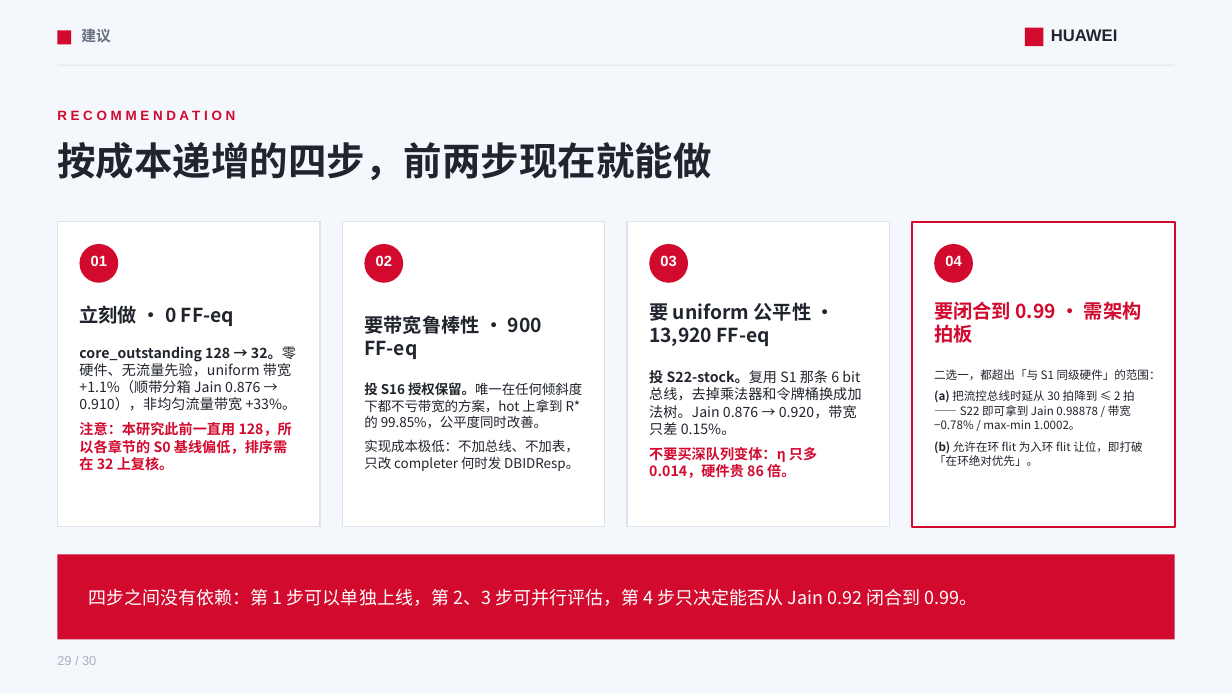
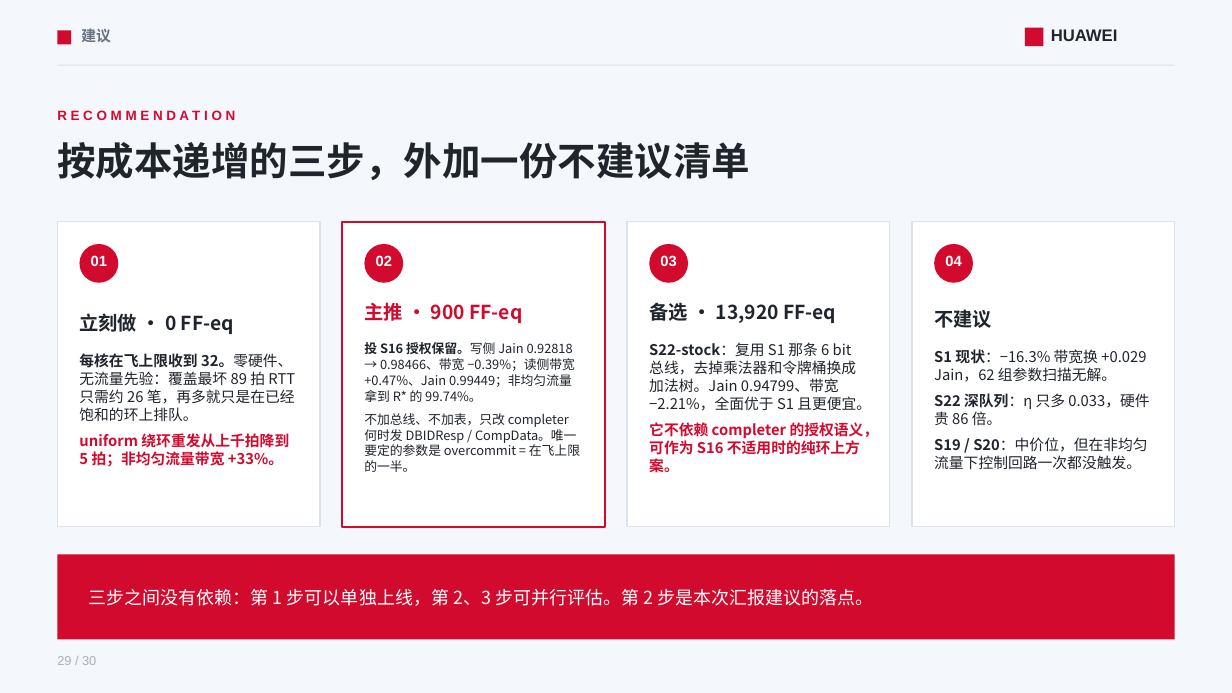
Before and after one commit to lukebest/booksim2, a slide deck: slide 29 of ppt/ring2-write-fairness.pptx. Drawn at 1232x693 pixels with LibreOffice and Linux fonts; fonts in the diff are those of the drawing. Boxes give left, top, right and bottom in pixels: in the first picture for what was removed or moved away, otherwise in the second. Text is boxed around its words. In the diff, an @@ line names an element or a change of style, - is before the commit and + after.

```diff
--- a/ppt/ring2-write-fairness.pptx
+++ b/ppt/ring2-write-fairness.pptx
@@ text at bbox=[57, 142, 750, 180]: text changed @@
-按成本递增的四步，前两步现在就能做
+按成本递增的三步，外加一份不建议清单
@@ rectangle at bbox=[342, 222, 604, 527]: outline #DCE3EA 1 pt to #D20A2E 1.5 pt @@
@@ rectangle at bbox=[912, 222, 1175, 527]: outline #D20A2E 1.5 pt to #DCE3EA 1 pt @@
@@ text "立刻做 · 0 FF‑eq": place and size @@
-text "立刻做 · 0 FF‑eq" at bbox=[79, 305, 234, 326]
+text "立刻做 · 0 FF‑eq" at bbox=[79, 313, 234, 334]
@@ text at bbox=[364, 302, 522, 323]: text changed; text colour #20242C to #D20A2E @@
-要带宽鲁棒性 · 900 FF‑eq
+主推 · 900 FF‑eq
@@ text at bbox=[649, 302, 836, 323]: text changed @@
-要 uniform 公平性 · 13,920 FF‑eq
+备选 · 13,920 FF‑eq
@@ text at bbox=[934, 309, 992, 328]: text changed; text colour #D20A2E to #20242C @@
-要闭合到 0.99 · 需架构拍板
+不建议
@@ text at bbox=[79, 353, 295, 467]: text changed; size 11 to 11.5 pt @@
-core_outstanding 128 → 32。零硬件、无流量先验，uniform 带宽 +1.1%（顺带分箱 Jain 0.876 → 0.910），非均匀流量带宽 +33%。
-注意：本研究此前一直用 128，所以各章节的 S0 基线偏低，排序需在 32 上复核。
+每核在飞上限收到 32。零硬件、无流量先验：覆盖最坏 89 拍 RTT 只需约 26 笔，再多就只是在已经饱和的环上排队。
+uniform 绕环重发从上千拍降到 5 拍；非均匀流量带宽 +33%。
@@ text at bbox=[364, 342, 580, 472]: text changed; size 10.5 to 10 pt @@
-投 S16 授权保留。唯一在任何倾斜度下都不亏带宽的方案，hot 上拿到 R* 的 99.85%，公平度同时改善。
-实现成本极低：不加总线、不加表，只改 completer 何时发 DBIDResp。
+投 S16 授权保留。写侧 Jain 0.92818 → 0.98466、带宽 −0.39%；读侧带宽 +0.47%、Jain 0.99449；非均匀流量拿到 R* 的 99.74%。
+不加总线、不加表，只改 completer 何时发 DBIDResp / CompData。唯一要定的参数是 overcommit = 在飞上限的一半。
@@ text at bbox=[649, 342, 879, 473]: text changed; size 11 to 11.5 pt @@
-投 S22-stock。复用 S1 那条 6 bit 总线，去掉乘法器和令牌桶换成加法树。Jain 0.876 → 0.920，带宽只差 0.15%。
-不要买深队列变体：η 只多 0.014，硬件贵 86 倍。
+S22-stock：复用 S1 那条 6 bit 总线，去掉乘法器和令牌桶换成加法树。Jain 0.94799、带宽 −2.21%，全面优于 S1 且更便宜。
+它不依赖 completer 的授权语义，可作为 S16 不适用时的纯环上方案。
@@ text at bbox=[934, 349, 1149, 470]: text changed; size 9 to 11.5 pt @@
-二选一，都超出「与 S1 同级硬件」的范围：
-(a) 把流控总线时延从 30 拍降到 ≤ 2 拍 —— S22 即可拿到 Jain 0.98878 / 带宽 −0.78% / max-min 1.0002。
-(b) 允许在环 flit 为入环 flit 让位，即打破「在环绝对优先」。
+S1 现状：−16.3% 带宽换 +0.029 Jain，62 组参数扫描无解。
+S22 深队列：η 只多 0.033，硬件贵 86 倍。
+S19 / S20：中价位，但在非均匀流量下控制回路一次都没触发。
@@ text at bbox=[89, 589, 873, 606]: text changed @@
-四步之间没有依赖：第 1 步可以单独上线，第 2、3 步可并行评估，第 4 步只决定能否从 Jain 0.92 闭合到 0.99。
+三步之间没有依赖：第 1 步可以单独上线，第 2、3 步可并行评估。第 2 步是本次汇报建议的落点。
```
Also in this commit, not shown: 24 other slides changed, 2 slides added, 2 slides removed, 46 other files.
